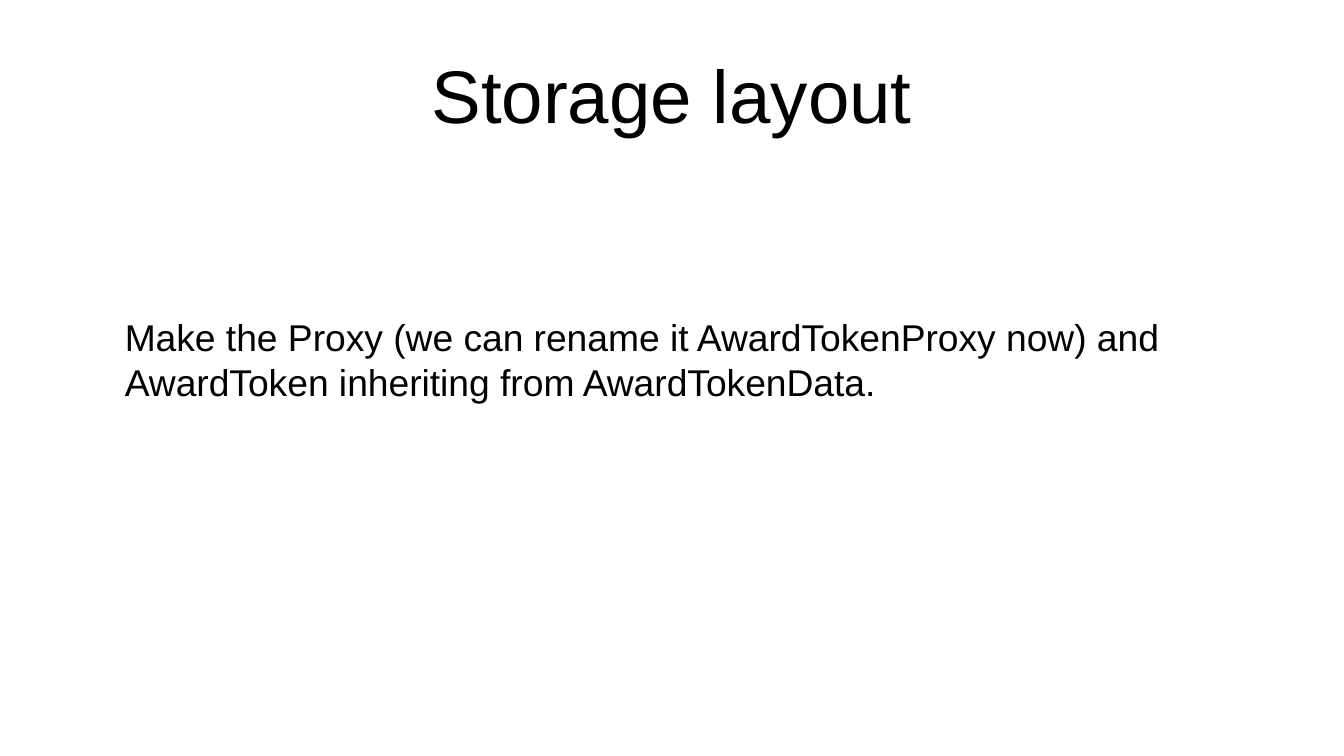
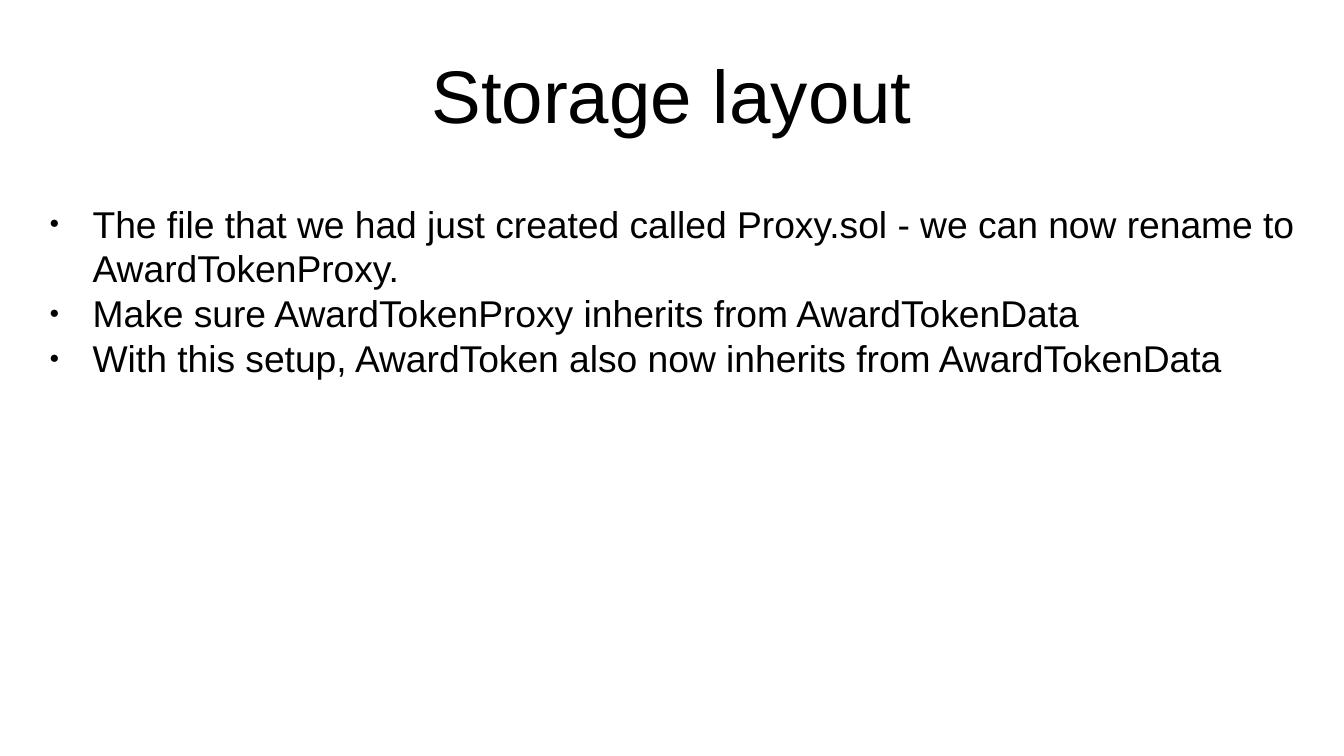
Before and after one commit to ethereum/remix-workshops, a slide deck: slide 15 of proxyContractAwardToken/ProxyContract.odp. Drawn at 1344x756 pixels with LibreOffice and Linux fonts; fonts in the diff are those of the drawing; grey boxes stand for pictures. Boxes give left, top, right and bottom in pixels: in the first picture for what was removed or moved away, otherwise in the second. Text is boxed around its words. In the diff, an @@ line names an element or a change of style, - is before the commit and + after.

Commit message:
delete kombucha update proxy contract and remix-loading-gh & remix-basic-all-in-gist.odp

```diff
--- a/proxyContractAwardToken/ProxyContract.odp
+++ b/proxyContractAwardToken/ProxyContract.odp
@@ text added at [93,211,1294,380], 22 pt, text #000000 @@
+● The file that we had just created called Proxy.sol - we can now rename to AwardTokenProxy.
+● Make sure AwardTokenProxy inherits from AwardTokenData
+● With this setup, AwardToken also now inherits from AwardTokenData
@@ text removed at [125,324,1159,403] @@
-Make the Proxy (we can rename it AwardTokenProxy now) and AwardToken inheriting from AwardTokenData.
```
Also in this commit, not shown: 11 other slides changed, 2 slides added, 14 other files.
